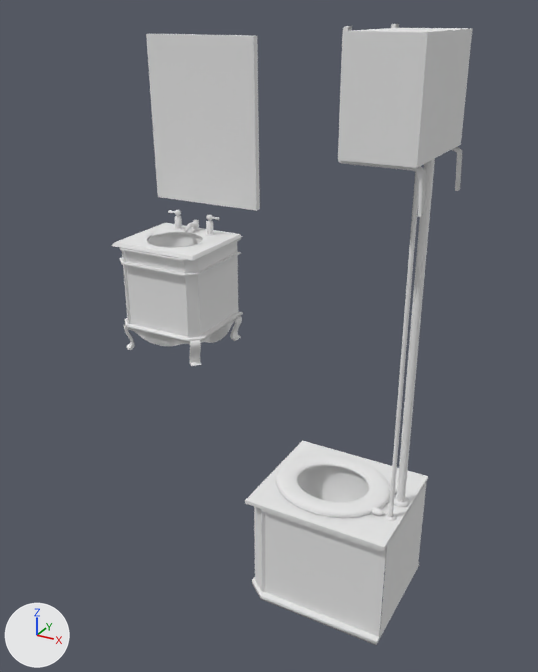
Before and after pictures for a commit that changed the Blender file Assets/models/floor_2/bathroom_n/sink_armature.blend.
Rendered twice from a 50 mm lens placed at (-0.81, -4.12, 4.14), pointed at (-3.99, 1.67, 1.25). The axes (+X, +Y, +Z) are drawn at lower left. The lights are the same throughout.

The older version as bpy lines, for what is in view:
```python
me_cube_005 = bpy.data.meshes.new('Cube.005')
me_cube_005.from_pydata(...)  # 12 vertices, 10 faces; spans x 0.0..0.06, y 0.01..1.62, z -1.0..0.56
me_cube_005.materials.append(mat_sink)  # its picture is missing
me_cylinder_006 = bpy.data.meshes.new('Cylinder.006')
me_cylinder_006.from_pydata(...)  # 64 vertices, 32 faces; spans x -1.0..1.0, y -1.0..1.0, z -1.0..1.0
me_cylinder_006.polygons.foreach_set('use_smooth', [True] * 32)
me_cylinder_006.materials.append(mat_bathtub)  # its picture is missing
me_plane_006 = bpy.data.meshes.new('Plane.006')
me_plane_006.from_pydata(...)  # a box spanning x -1.0..1.0, y -1.0..1.0, z 0.0..0.17
me_plane_006.materials.append(mat_mirror)  # its picture is missing
ob_mirror = bpy.data.objects.new('mirror', me_plane_006)
ob_mirror.location = (-6.06, 3.81, 2.86)
ob_mirror.rotation_euler = (1.588, 0.0, 0.0)  # degrees (91, 0, 0)
ob_mirror.scale = (0.75, 1.0, 0.5)
ob_pipe_n_002 = bpy.data.objects.new('pipe_n.002', me_cylinder_006)
ob_pipe_n_002.parent = ob_toilet
ob_pipe_n_002.matrix_parent_inverse = Matrix(((0.0, 1.0, 0.0, -4.3), (-1.0, 0.0, 0.0, -7.25), (0.0, 0.0, 1.0, -1.5), (0.0, 0.0, 0.0, 1.0)))
ob_pipe_n_002.location = (-7.359, 5.162, 4.087)
ob_pipe_n_002.rotation_euler = (0.0, 0.0, 1.571)  # degrees (0, 0, 90)
ob_pipe_n_002.scale = (0.0584, 0.0584, 2.44)
ob_sink = bpy.data.objects.new('sink', None)
ob_sink.location = (-6.06, 3.055, 1.558)
ob_sink.rotation_euler = (0.0, 0.0, 1.571)  # degrees (0, 0, 90)
ob_sink.scale = (0.5, 0.5, 0.451)
ob_sink_door = bpy.data.objects.new('sink_door', me_cube_005)
ob_sink_door.location = (-5.62, 2.63, 1.02)
ob_sink_door.rotation_euler = (0.0, 0.0, 1.571)  # degrees (0, 0, 90)
ob_sink_door.scale = (0.501, 0.539, 0.549)
# also in view: 'top' at (-6.06, 3.12, 1.54); 'tank' at (-2.22, 0.04, 3.71); 'trim_bottom.001' at (-2.53, 0.04, 0.18); 'bowl' at (-2.58, 0.04, 0.8); 'trim_front_legs' at (-6.06, 2.67, 1.01)
```
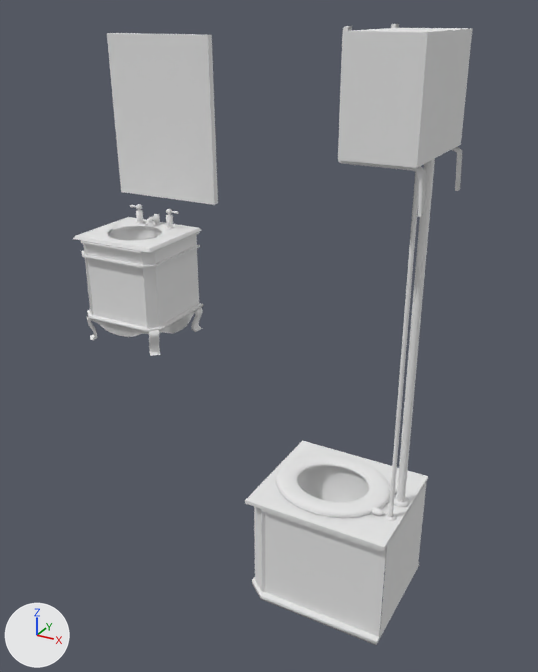
ob_sink is not drawn itself; it is the parent of ob_plane_003, ob_plane_002, ob_plane_001, ob_plane, ob_trim_front_legs, ob_top, ob_basin, ob_pipes_001.

The change in detail:
Object 'sink' (ob_sink) moves from (-6.06, 3.055, 1.558) to (-6.672, 3.055, 1.558).
Object 'sink_door' (ob_sink_door) moves from (-5.62, 2.63, 1.02) to (-6.23, 2.63, 1.02).
Object 'mirror' (ob_mirror) moves from (-6.06, 3.81, 2.86) to (-6.67, 3.81, 2.86).

Where the change shows, as pixel boxes (x1, y1, x2, y2) in the pictures (538 x 672 px):
'mirror', moved
    before: (146, 34, 260, 211)
    after: (107, 33, 218, 205)
'base', moved
    before: (125, 242, 239, 335)
    after: (86, 235, 199, 326)
'sink_door', moved
    before: (126, 266, 188, 337)
    after: (88, 258, 147, 327)
'top', moved
    before: (112, 223, 242, 260)
    after: (73, 217, 202, 253)
'trim_front_legs', moved
    before: (122, 250, 201, 338)
    after: (83, 243, 159, 328)
'trim_bottom', moved
    before: (124, 312, 243, 342)
    after: (87, 303, 203, 332)
'basin', moved
    before: (148, 235, 202, 248)
    after: (109, 228, 162, 241)
'trim_top.001', moved
    before: (120, 252, 241, 276)
    after: (81, 245, 200, 268)
'bottom_trim_center', moved
    before: (128, 328, 190, 347)
    after: (91, 319, 149, 337)
'leg_rear_left', moved
    before: (190, 340, 201, 366)
    after: (148, 330, 160, 356)
'bottom_trim_right', moved
    before: (200, 321, 234, 343)
    after: (159, 312, 195, 333)
'trim_top', moved
    before: (119, 238, 241, 261)
    after: (81, 232, 200, 253)
'leg_rear_right', moved
    before: (230, 316, 242, 341)
    after: (191, 308, 203, 332)
'leg_front_left', moved
    before: (124, 324, 135, 350)
    after: (87, 317, 97, 340)
'pipe_connector_n.001', moved
    before: (206, 221, 213, 231)
    after: (166, 215, 173, 225)
'pipe_connector_n.000', moved
    before: (175, 216, 182, 226)
    after: (136, 210, 143, 220)
'spout.001', moved
    before: (185, 222, 198, 232)
    after: (145, 216, 159, 226)
'connecting_pipe.001', moved
    before: (193, 220, 199, 230)
    after: (154, 214, 160, 224)
'handle_ball_n.000', moved
    before: (175, 210, 181, 216)
    after: (136, 204, 142, 210)
'handle_ball_n.001', moved
    before: (206, 215, 212, 220)
    after: (166, 209, 172, 214)
'pipe_n.001', moved
    before: (207, 231, 213, 234)
    after: (167, 224, 173, 228)
'handle_n.001', moved
    before: (212, 217, 219, 220)
    after: (171, 211, 179, 214)
'pipe_n.000', moved
    before: (175, 226, 181, 229)
    after: (137, 220, 143, 223)
'washer_n.002', moved
    before: (174, 228, 183, 231)
    after: (135, 222, 145, 224)
'washer_n.001', moved
    before: (205, 233, 215, 236)
    after: (165, 227, 175, 229)
'washer_n.000', moved
    before: (192, 229, 201, 231)
    after: (153, 223, 162, 225)
'handle_n.000', moved (not visible afterwards)
    before: (168, 210, 175, 213)
